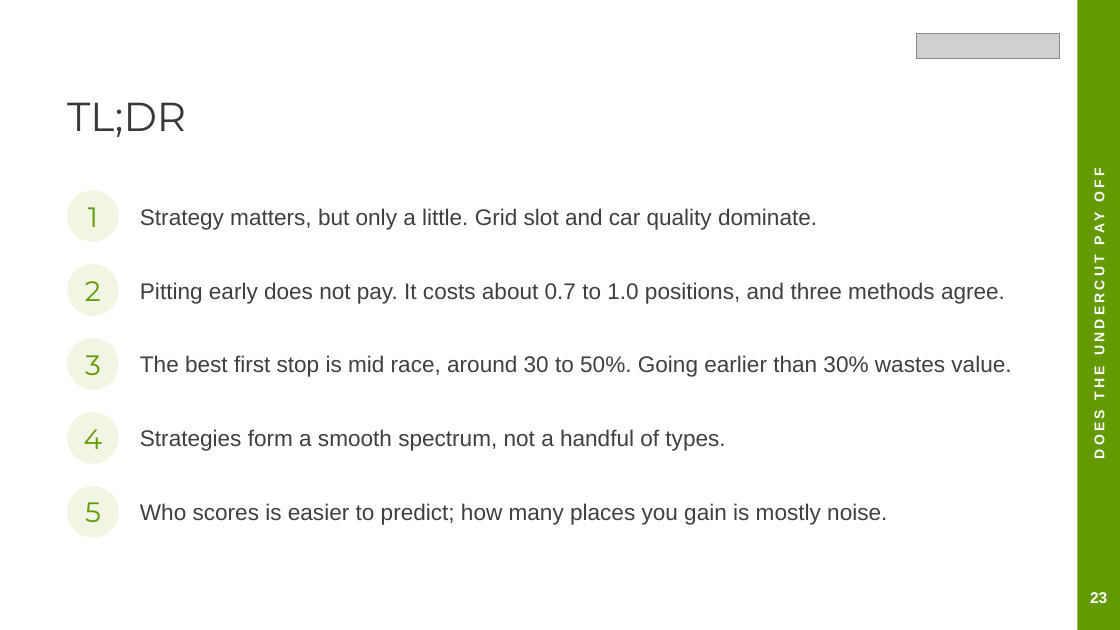
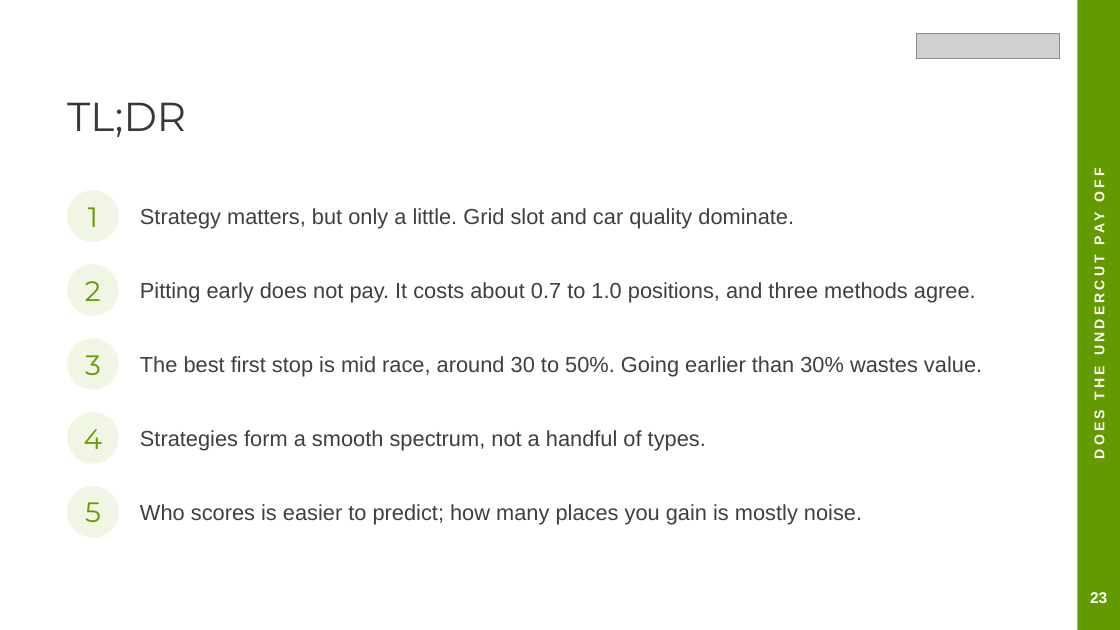
Before and after one commit to Munish0303/dai-mission-group-K, a slide deck: slide 31 of presentation.pptx. Drawn at 1120x630 pixels with LibreOffice and Linux fonts; fonts in the diff are those of the drawing; grey boxes stand for pictures. Boxes give left, top, right and bottom in pixels: in the first picture for what was removed or moved away, otherwise in the second. Text is boxed around its words. In the diff, an @@ line names an element or a change of style, - is before the commit and + after.

```diff
--- a/presentation.pptx
+++ b/presentation.pptx
@@ size 14.5 to 14 pt in 5 elements at [140, 208, 794, 229], [140, 282, 976, 303], [140, 356, 982, 377], [140, 430, 706, 451], [140, 504, 862, 525] @@
```
Also in this commit, not shown: 6 other slides changed, 1 other file.
